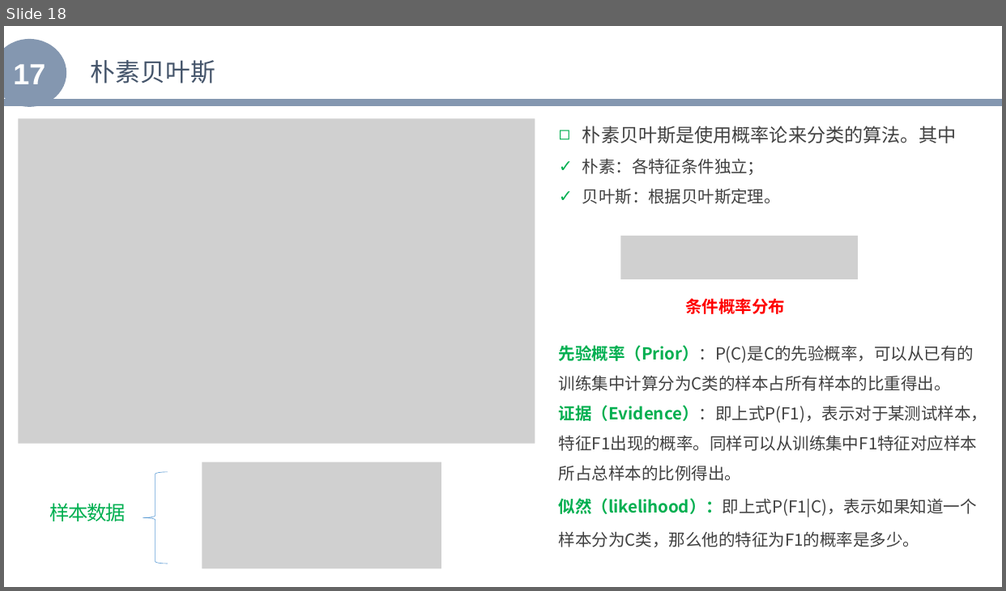
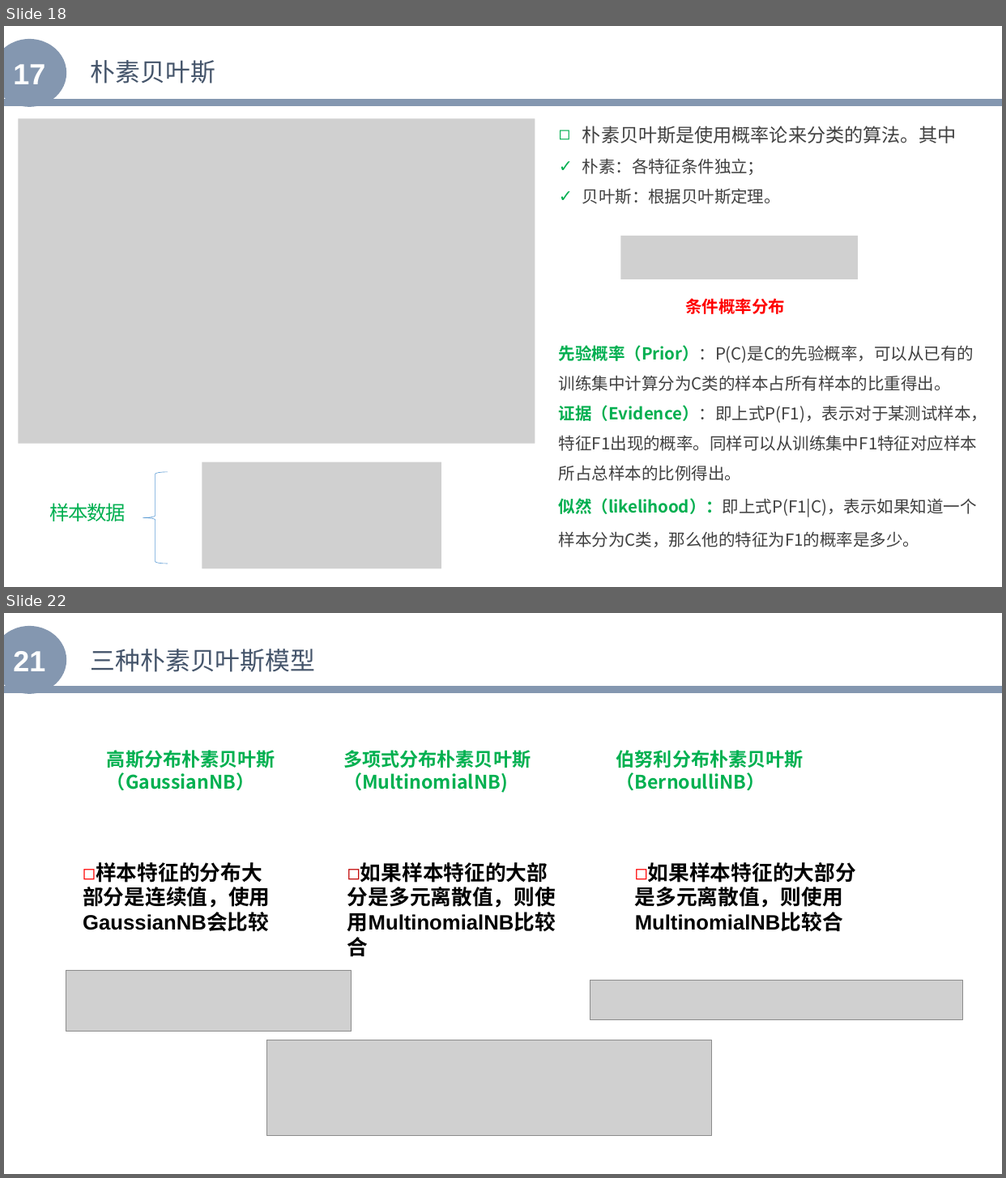
Before and after one commit to zhenglibins/python, a slide deck: python资料/Python与机器学习入门.pptx. Shown one above the other, each under a label of ours: slide 18 before the commit, slides 18 and 22 after it; the slides between them are not shown. The pictures are 1006x591 and 1006x1178 pixels, drawn with LibreOffice and Linux fonts; fonts in the diff are those of the drawing; grey boxes stand for pictures. Boxes give left, top, right and bottom in pixels: in the first picture for what was removed or moved away, otherwise in the second. Text is boxed around its words. In the diff, an @@ line names an element or a change of style, - is before the commit and + after.

```diff
--- a/python资料/Python与机器学习入门.pptx
+++ b/python资料/Python与机器学习入门.pptx
@@ slide 22 added at <box>4,613,1002,1174</box>, background #FFFFFF @@
@@ ellipse added at <box>4,626,66,694</box>, fill #8497B0, 28 pt, text #FFFFFF, bold @@
+21
@@ text added at <box>91,649,315,672</box>, 24 pt, text #44546A @@
+三种朴素贝叶斯模型
@@ line added from (4, 689) to (1002, 689), #8497B0 7 pt @@
@@ text added at <box>107,750,275,790</box>, 18 pt, text #00B050, bold @@
+高斯分布朴素贝叶斯
+（GaussianNB）
@@ text added at <box>343,750,530,793</box>, 18 pt, text #00B050, bold @@
+多项式分布朴素贝叶斯（MultinomialNB)
@@ text added at <box>616,750,803,790</box>, 18 pt, text #00B050, bold @@
+伯努利分布朴素贝叶斯
+（BernoulliNB）
@@ text added at <box>83,863,270,932</box>, 20 pt, text #000000, bold @@
+◻样本特征的分布大部分是连续值，使用GaussianNB会比较
@@ text added at <box>347,863,556,932</box>, 20 pt, text #000000, bold @@
+◻如果样本特征的大部分是多元离散值，则使用MultinomialNB比较合
@@ text added at <box>635,863,856,932</box>, 20 pt, text #000000, bold @@
+◻如果样本特征的大部分是多元离散值，则使用MultinomialNB比较合
@@ picture added at <box>66,970,351,1032</box> @@
@@ picture added at <box>590,980,963,1020</box> @@
@@ picture added at <box>266,1041,711,1135</box> @@
```
Also in this commit, not shown: 2 slides changed, 6 other slides added, 2 slides removed, 2 other files.
